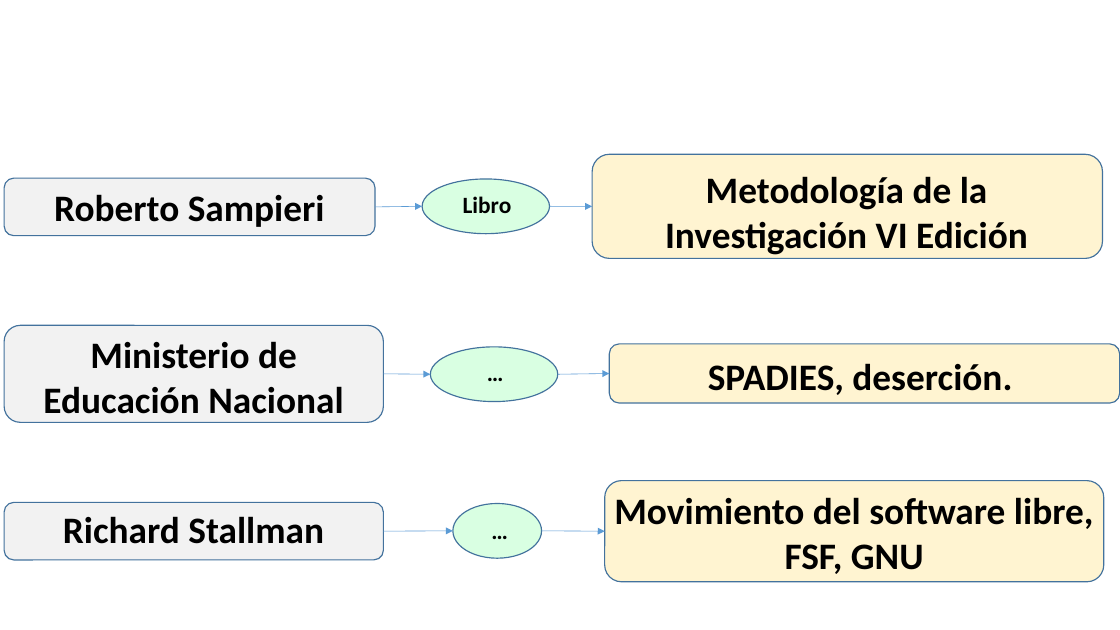
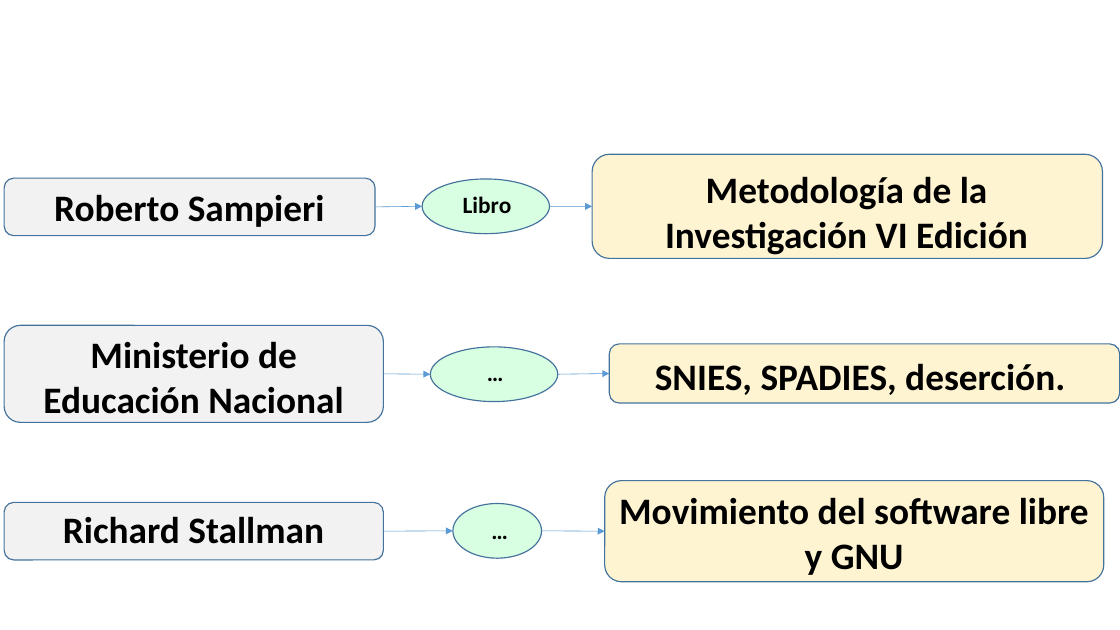
Before and after one commit to BrayanNovoa/uniminuto, a slide deck: slide 10 of expo/expo.pptx. Drawn at 1120x630 pixels with LibreOffice and Linux fonts; fonts in the diff are those of the drawing; background and template pictures are left out. Boxes give left, top, right and bottom in pixels: in the first picture for what was removed or moved away, otherwise in the second. Text is boxed around its words. In the diff, an @@ line names an element or a change of style, - is before the commit and + after.

```diff
--- a/expo/expo.pptx
+++ b/expo/expo.pptx
@@ text at (x1=655, y1=363, x2=1065, y2=395): text changed @@
-SPADIES, deserción.
+SNIES, SPADIES, deserción.
@@ text at (x1=619, y1=497, x2=1089, y2=575): text changed @@
-Movimiento del software libre, FSF, GNU
+Movimiento del software libre y GNU
```
Also in this commit, not shown: 11 other slides changed, 1 slide removed, 1 other file.
